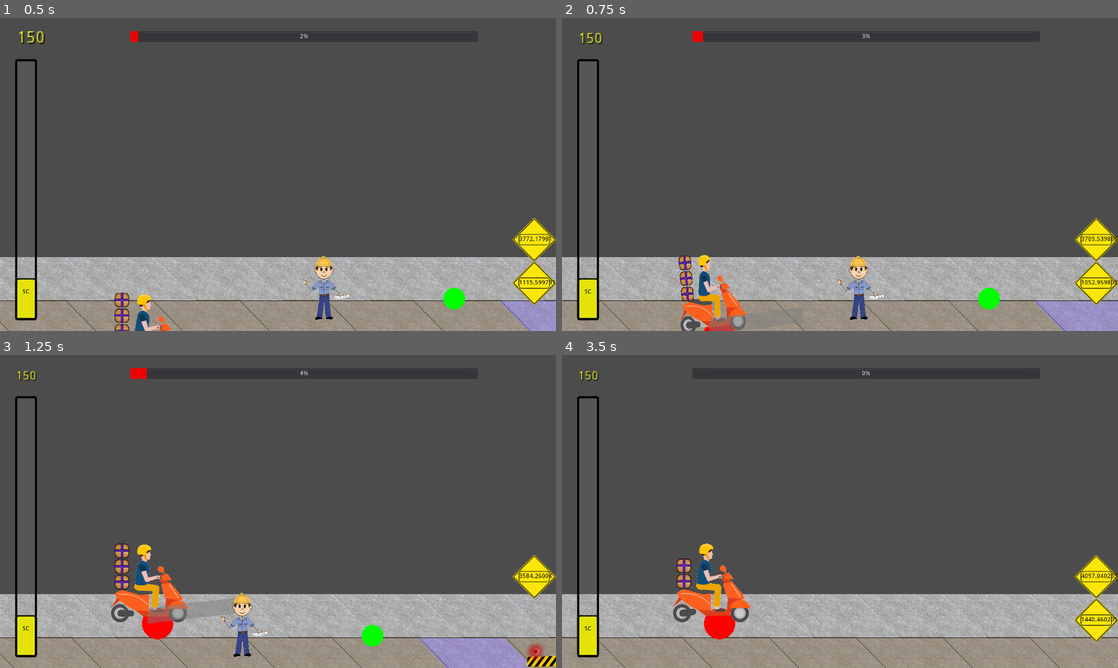
Above: before the commit, frames 1-4 (two rows, left to right).
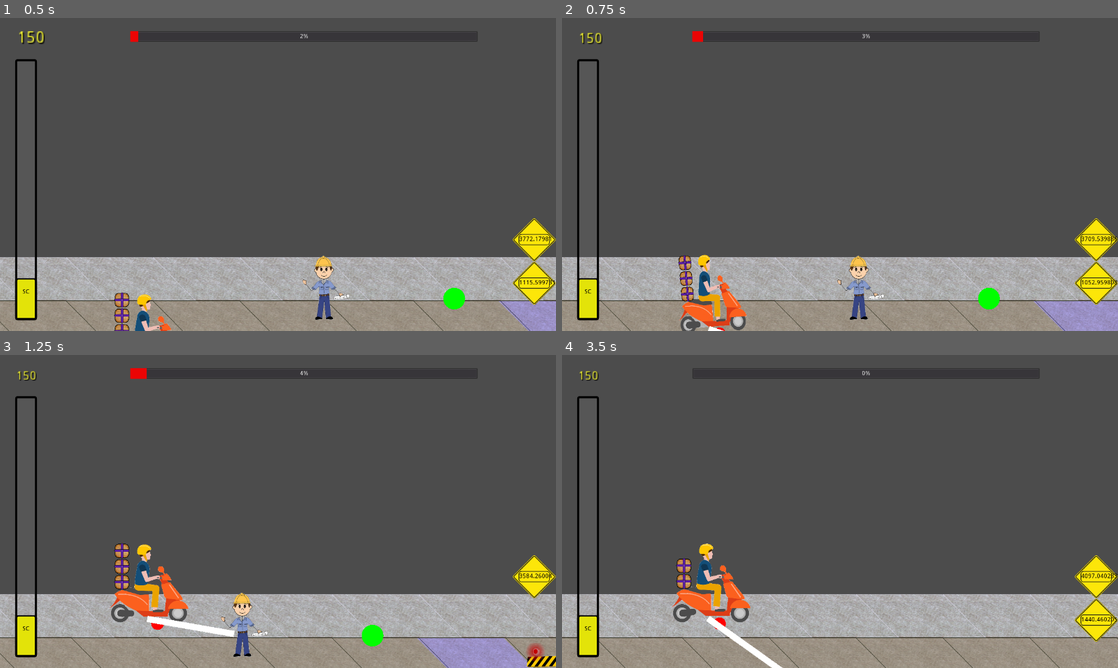
Above: after the commit, the same moments.

Repository: Anatolij-Grigorjev/MopedRebelGO
Game: Godot game, scene res://stages/test/test_stage.tscn
Same seed, same stepped clock (60 frames per second), same inputs: the game is played once before the commit and once after it.
Inputs:
- Up to frame 1 (0.5 s): no input
- Up to frame 2 (0.75 s): hold W (swerve_up) from 0.53 s (still down); tap O (diss_target_above) at 0.6 s
- Up to frame 3 (1.25 s): keep holding W (swerve_up)
- Up to frame 4 (3.5 s): release W (swerve_up) at 1.28 s; hold S (swerve_down) 1.28-2.03 s; tap L (diss_target_below) at 1.35 s; hold W (swerve_up) from 2.03 s (still down); tap P (say_diss) at 2.1 s; tap O (diss_target_above) at 2.85 s

Frame 1 is identical in both runs. In frame 2, 0.3% of the frame differs, in the area x 25-43%, y 93-100%; in frame 3, 0.9%, in the area x 25-43%, y 77-91%; in frame 4, 0.6%.
Error in both runs: Invalid get index '-1' (on base: 'Array'). (res://utils/logger.gd:103)

Commit message:
[WIP] change channel basis and fix some diss channel issues

Diff:
--- a/game/gui/earned_points.gd
+++ b/game/gui/earned_points.gd
@@ -11,7 +11,6 @@
 const REDUCE_TIME : float = 1.0
 
 
-onready var LOG: Logger = Logger.new(self)
 onready var points_text: Label = $PointsText
 onready var tween : Tween = $MoveToPoints
 
--- a/game/project.godot
+++ b/game/project.godot
@@ -34,7 +34,7 @@
 "language": "GDScript",
 "path": "res://rebel/delivery_package.gd"
 }, {
-"base": "Node2D",
+"base": "ColorRect",
 "class": "DissAim",
 "language": "GDScript",
 "path": "res://rebel/diss_aim.gd"
--- a/game/rebel/diss_aim.gd
+++ b/game/rebel/diss_aim.gd
@@ -1,16 +1,18 @@
-extends Node2D
+extends ColorRect
 class_name DissAim
 """
-Visual indicator for aiming at a specific civilian. Texture is custom drawn,
-runs along the ground from civilian to moped
+Visual indicator for aiming at a specific civilian.
 """
-
-export(Color) var channel_modulate: Color = Color(0.5, 0.5, 0.5, 1.0)
-export(float) var channel_width: float = 100
+var Logger : Resource = preload("res://utils/logger.gd")
 
 
-var _channel_body: Texture = preload("res://stages/tile_light_texture.png")
-var _channel_start_offset: Vector2 = Vector2.ZERO
+export(float) var channel_width: float = 40
+
+
+onready var LOG: Logger = Logger.new(self)
+
+
+var _channel_start_node: Node2D
 var _channel_end_node: Node2D
 var _channel_present: bool = false
 
@@ -22,46 +24,31 @@
 
 func _process(delta: float) -> void:
 	if (_channel_present):
-		update()
+		#guard agains freed instances
+		if (not (is_instance_valid(_channel_end_node))):
+			return
 
+		var start := Vector2.ZERO
+		var global_pos := _channel_start_node.get_global_transform_with_canvas().get_origin()
+		var end := _channel_end_node.get_global_transform_with_canvas().get_origin()
 
-func _draw() -> void:
-	if (not _channel_present):
-		return
-	#guard agains freed instances
-	if (not (is_instance_valid(_channel_end_node))):
-		return
+		var end_distance: float = end.x - global_pos.x
+		if (end_distance <= channel_width):
+			stop_channel()
+			return
 
-	var start := _channel_start_offset
-	var end := _channel_end_node.global_position
-
-	var end_distance: float = end.x - start.x
-	if (end_distance <= channel_width):
-		stop_channel()
-		return
-
-	#create channel points
-	var extents := channel_width / 2
-	var channel_top_left := Vector2(start.x, start.y - extents)
-	var channel_top_right := Vector2(end.x, end.y - extents)
-	var channel_bottom_right := Vector2(end.x, end.y + extents)
-	var channel_bottom_left := Vector2(start.x, start.y + extents)
-
-	#draw poly
-	var points_array : PoolVector2Array = [
-		channel_top_left, channel_top_right,
-		channel_bottom_right, channel_bottom_left
-	]
-#	draw_polyline(points_array, channel_modulate, channel_width)
-	draw_colored_polygon(points_array, channel_modulate, [], _channel_body)
+		rect_position = start
+		rect_size = Vector2(end.x - start.x, channel_width)
+		rect_rotation = rad2deg(end.angle_to(global_pos))
+		pass
 
 
 func stop_channel() -> void:
+	LOG.info("stop channel to {}!", [_channel_end_node.global_position])
 	_channel_present = false
-	_channel_start_offset = Vector2.ZERO
+	_channel_start_node = null
 	_channel_end_node = null
-	#perform last redraw to clear screen
-	update()
+	rect_size = Vector2.ZERO
 
 
 """
@@ -70,8 +57,8 @@
 to draw itself. Once the positions converge and the channel can no longer be drawn
 it will disable itself
 """
-func start_channel_to(end: Node2D, offset: Vector2 = Vector2.ZERO) -> void:
-	_channel_start_offset = offset
+func start_channel_to(start: Node2D, end: Node2D) -> void:
+	_channel_start_node = start
 	_channel_end_node = end
 	_channel_present = true
 
@@ -80,8 +67,8 @@
 	return _channel_present
 
 
-func channel_origin() -> Vector2:
-	return _channel_start_offset
+func channel_origin() -> Node2D:
+	return _channel_start_node
 
 
 func channel_target() -> Node2D:
--- a/game/rebel/diss_aim.tscn
+++ b/game/rebel/diss_aim.tscn
@@ -2,5 +2,7 @@
 
 [ext_resource path="res://rebel/diss_aim.gd" type="Script" id=1]
 
-[node name="DissChannel" type="Node2D"]
+[node name="DissChannel" type="ColorRect"]
+margin_right = 140.0
+margin_bottom = 25.0
 script = ExtResource( 1 )
--- a/game/rebel/moped_rebel.gd
+++ b/game/rebel/moped_rebel.gd
@@ -75,7 +75,7 @@
 	if (not diss_channel.is_channel_active()):
 		visible_dissable_citizens = _get_onscreen_dissable_citizens()
 		if (visible_dissable_citizens):
-			diss_channel.start_channel_to(visible_dissable_citizens[0])
+			diss_channel.start_channel_to(self, visible_dissable_citizens[0])
 	#at this point channel is active if there were citizens
 	if (diss_channel.is_channel_active()):
 		var change_target := input.process_change_diss_target()
@@ -92,7 +92,7 @@
 	visible_dissable_citizens.sort_custom(Helpers, "sort_nodes_global_y")
 	var current_idx := visible_dissable_citizens.find(diss_channel.channel_target())
 	var changed_idx := wrapi(current_idx + change, 0, visible_dissable_citizens.size())
-	diss_channel.start_channel_to(visible_dissable_citizens[changed_idx])
+	diss_channel.start_channel_to(self, visible_dissable_citizens[changed_idx])
 
 
 func _get_onscreen_dissable_citizens() -> Array:
